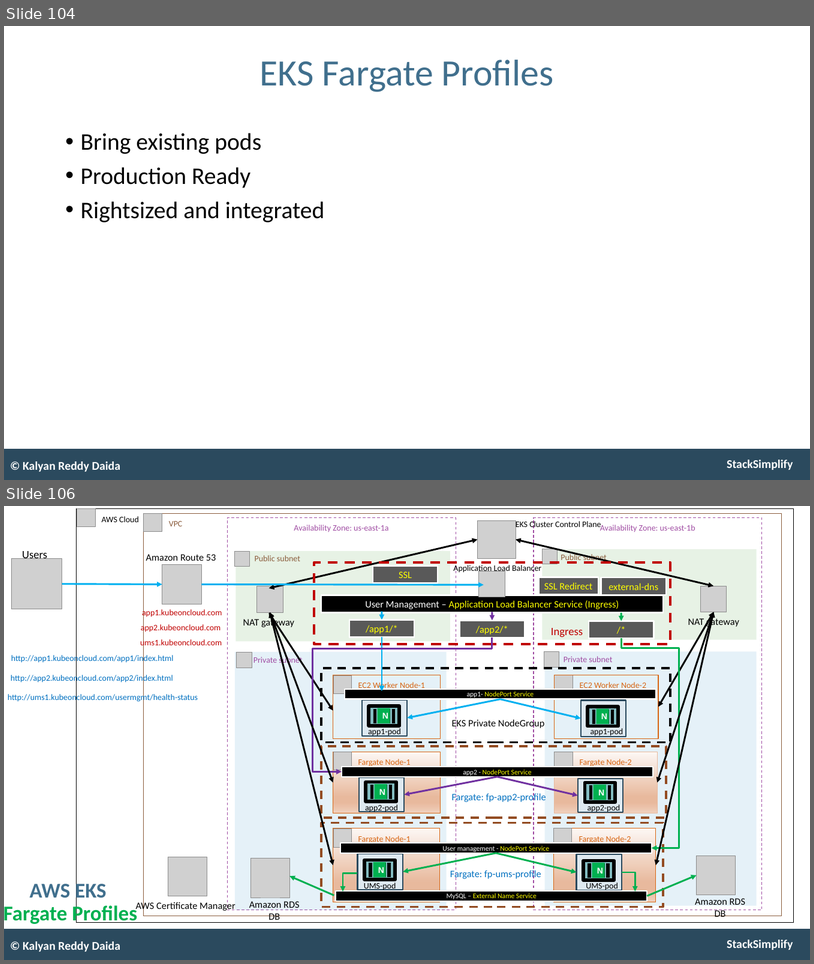
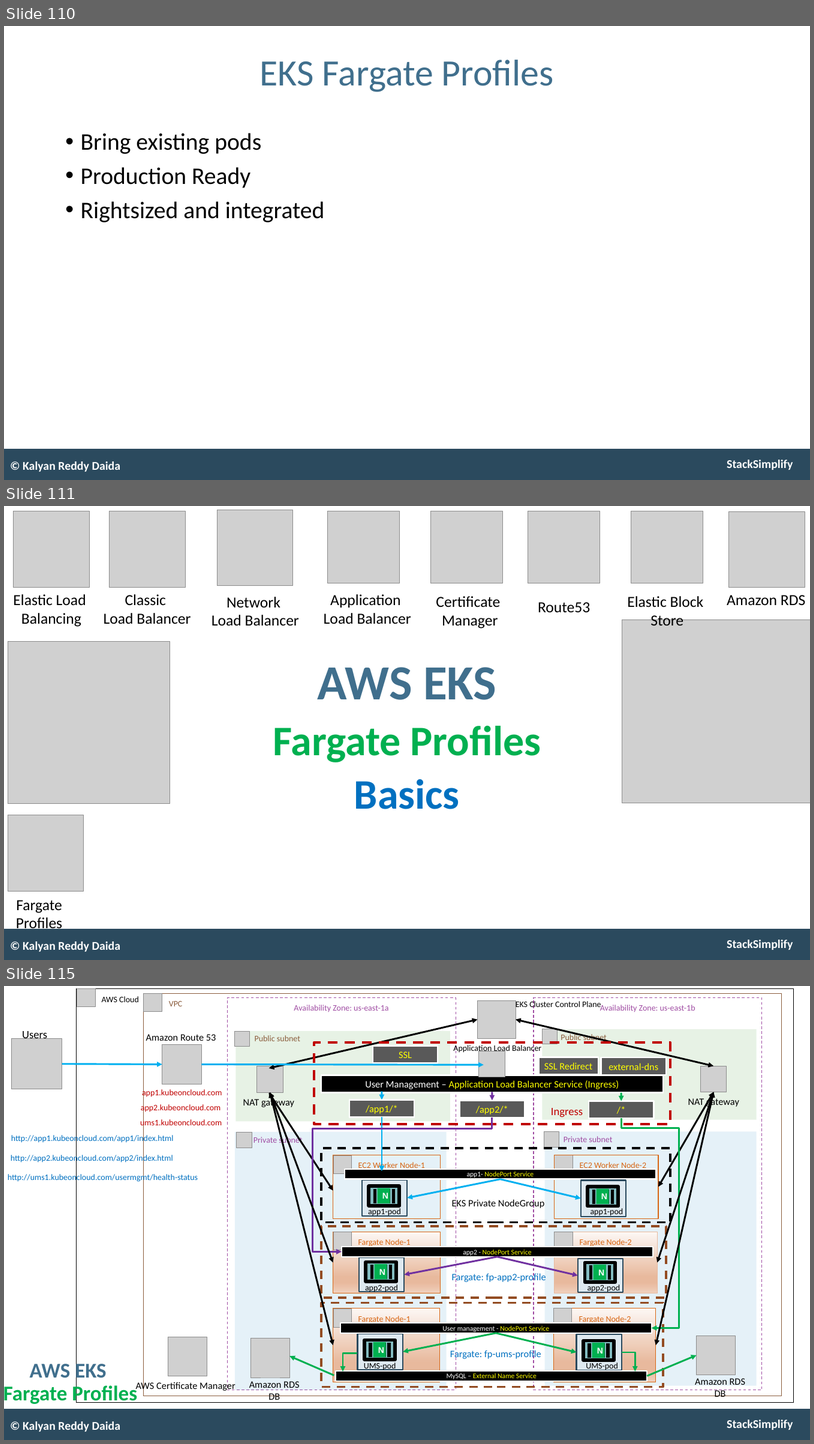
Before and after one commit to talvionyx/aws-eks-kubernetes-masterclass, a slide deck: presentation/AWS-Fargate-and-EKS-Masterclass.pptx. Shown one above the other, each under a label of ours: slides 104 and 106 before the commit, slides 110, 111 and 115 after it; the slides between them are not shown. The pictures are 814x964 and 814x1444 pixels, drawn with LibreOffice and Linux fonts; fonts in the diff are those of the drawing; grey boxes stand for pictures. Boxes give left, top, right and bottom in pixels: in the first picture for what was removed or moved away, otherwise in the second. Text is boxed around its words. In the diff, an @@ line names an element or a change of style, - is before the commit and + after.

```diff
--- a/presentation/AWS-Fargate-and-EKS-Masterclass.pptx
+++ b/presentation/AWS-Fargate-and-EKS-Masterclass.pptx
@@ slide 111 added at [4,506,810,960], background #FFFFFF; not listed: 2 template elements that a slide beside it also shows @@
@@ picture added at [14,511,90,588] @@
@@ picture added at [110,511,185,588] @@
@@ picture added at [218,510,293,586] @@
@@ picture added at [328,511,400,583] @@
@@ picture added at [431,511,503,583] @@
@@ picture added at [528,511,600,583] @@
@@ picture added at [632,511,704,583] @@
@@ picture added at [729,511,806,588] @@
@@ text added at [13,594,86,627], 22 pt, text #000000 @@
+Elastic Load
+Balancing
@@ text added at [104,594,191,624], 22 pt, text #000000 @@
+Classic
+Load Balancer
@@ text added at [324,594,411,624], 22 pt, text #000000 @@
+Application
+Load Balancer
@@ text added at [727,595,806,605], 22 pt, text #000000 @@
+Amazon RDS
@@ text added at [212,597,299,626], 22 pt, text #000000 @@
+Network
+Load Balancer
@@ text added at [436,596,500,628], 22 pt, text #000000 @@
+Certificate
+Manager
@@ text added at [538,602,590,613], 22 pt, text #000000 @@
+Route53
@@ text added at [627,596,704,625], 22 pt, text #000000 @@
+Elastic Block
+Store
@@ picture added at [622,620,810,803] @@
@@ picture added at [8,641,170,804] @@
@@ text added at [273,667,541,809], 60 pt, text #00B050, bold @@
+AWS EKS
+Fargate Profiles
+Basics
@@ picture added at [8,814,84,891] @@
@@ text added at [16,900,62,932], 22 pt, text #000000 @@
+Fargate
+Profiles
@@ text added at [23,941,121,951], 17 pt, text #FFFFFF, bold @@
+© Kalyan Reddy Daida
@@ what was slide 104 is now slide 110 @@
@@ what was slide 106 is now slide 115 @@
```
Also in this commit, not shown: 2 slides changed, 10 other slides added, 2 other files.
